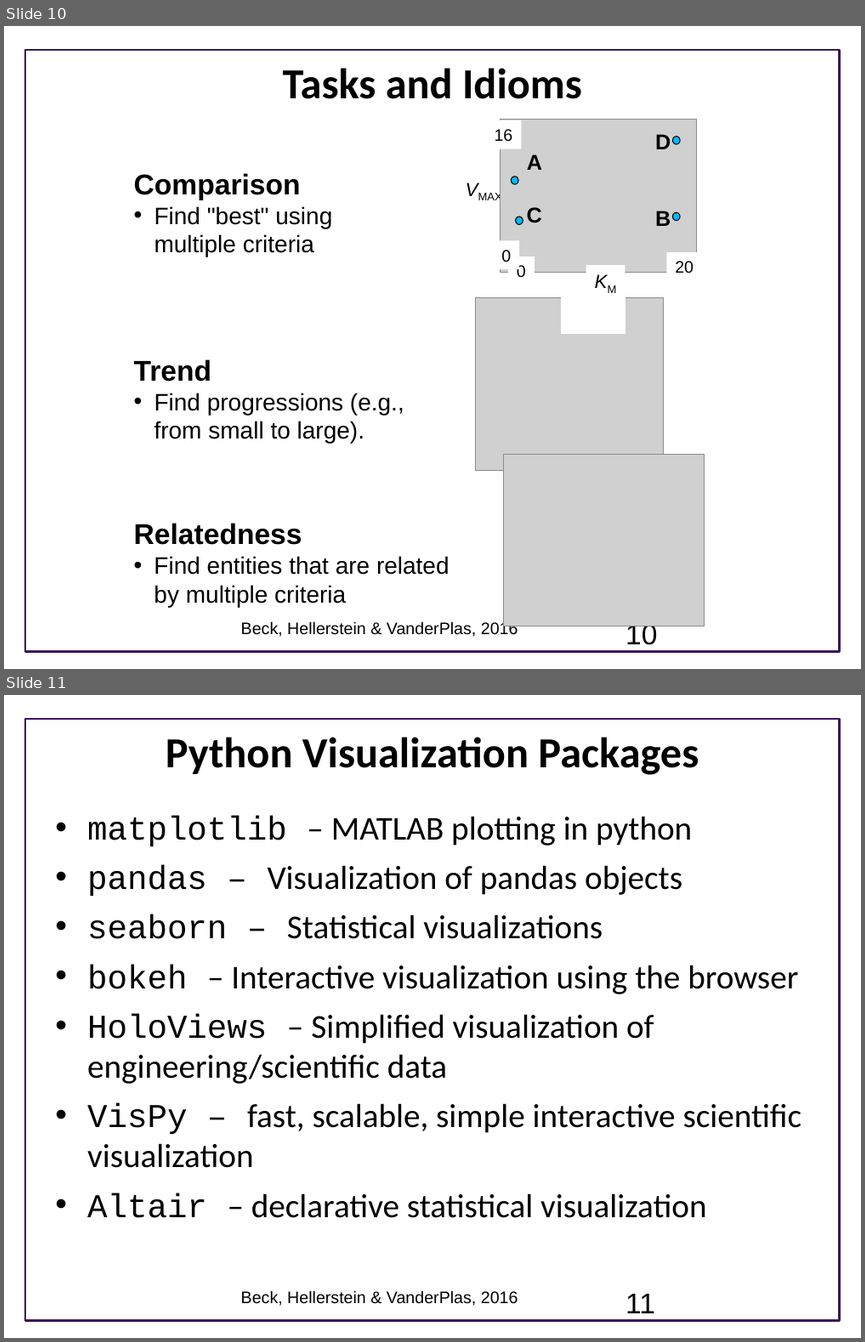
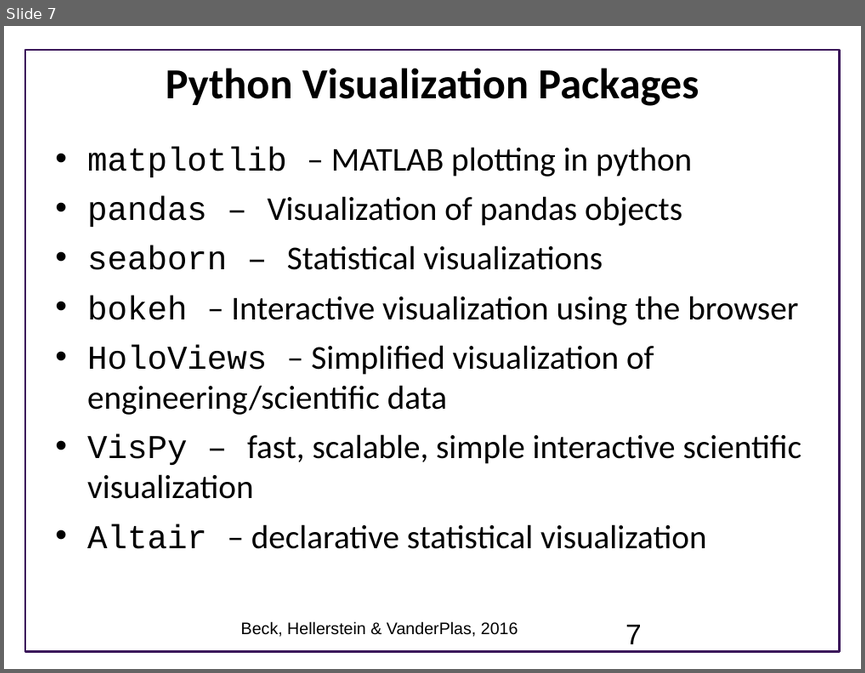
Before and after one commit to UWSEDS/LectureNotes, a slide deck: 05-Visualization-in-Python/Visualization in Python.ppt. Shown one above the other, each under a label of ours: slides 10 and 11 before the commit, slide 7 after it. The pictures are 865x1342 and 865x673 pixels, drawn with LibreOffice and Linux fonts; fonts in the diff are those of the drawing; grey boxes stand for pictures; background and template pictures are left out. Boxes give left, top, right and bottom in pixels: in the first picture for what was removed or moved away, otherwise in the second. Text is boxed around its words. In the diff, an @@ line names an element or a change of style, - is before the commit and + after.

```diff
--- a/05-Visualization-in-Python/Visualization in Python.ppt
+++ b/05-Visualization-in-Python/Visualization in Python.ppt
@@ slide 10 removed at (4, 26, 861, 669), background #FFFFFF; not listed: 1 template element that a slide beside it also shows @@
@@ title removed at (283, 68, 582, 99) @@
-Tasks and Idioms
@@ text removed at (134, 173, 332, 256) @@
-Comparison
-• Find "best" using multiple criteria
@@ group removed at (457, 119, 702, 301): 5 texts, 5 rectangles, 4 ellipses, 1 picture @@
-VMAX
-0
-20
-16
-0
-KM
-A
-B
-D
-C
@@ picture removed at (475, 298, 663, 470) @@
@@ rectangle removed at (561, 290, 625, 333) @@
@@ text removed at (134, 359, 404, 443) @@
-Trend
-• Find progressions (e.g., from small to large).
@@ picture removed at (504, 454, 704, 626) @@
@@ text removed at (134, 522, 449, 607) @@
-Relatedness
-• Find entities that are related by multiple criteria
@@ text removed at (241, 621, 518, 636) @@
-Beck, Hellerstein & VanderPlas, 2016
@@ page number removed at (625, 621, 657, 645) @@
-10
@@ what was slide 11 is now slide 7 @@
@@ page number at (625, 624, 642, 644): text changed @@
-11
+7
```
Also in this commit, not shown: 3 other slides removed, 1 other file.
